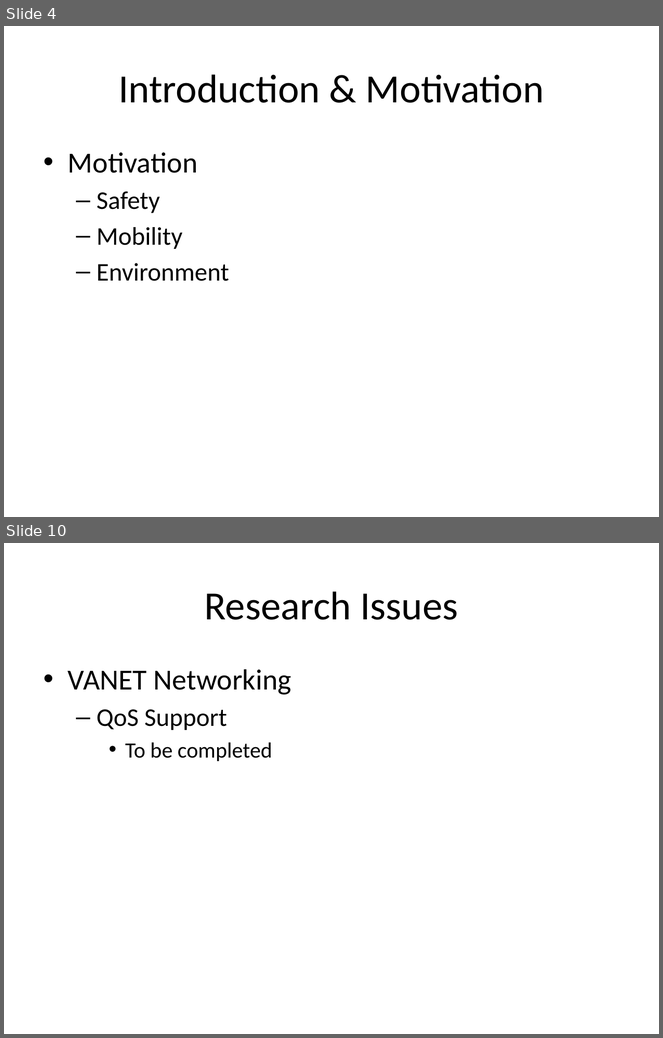
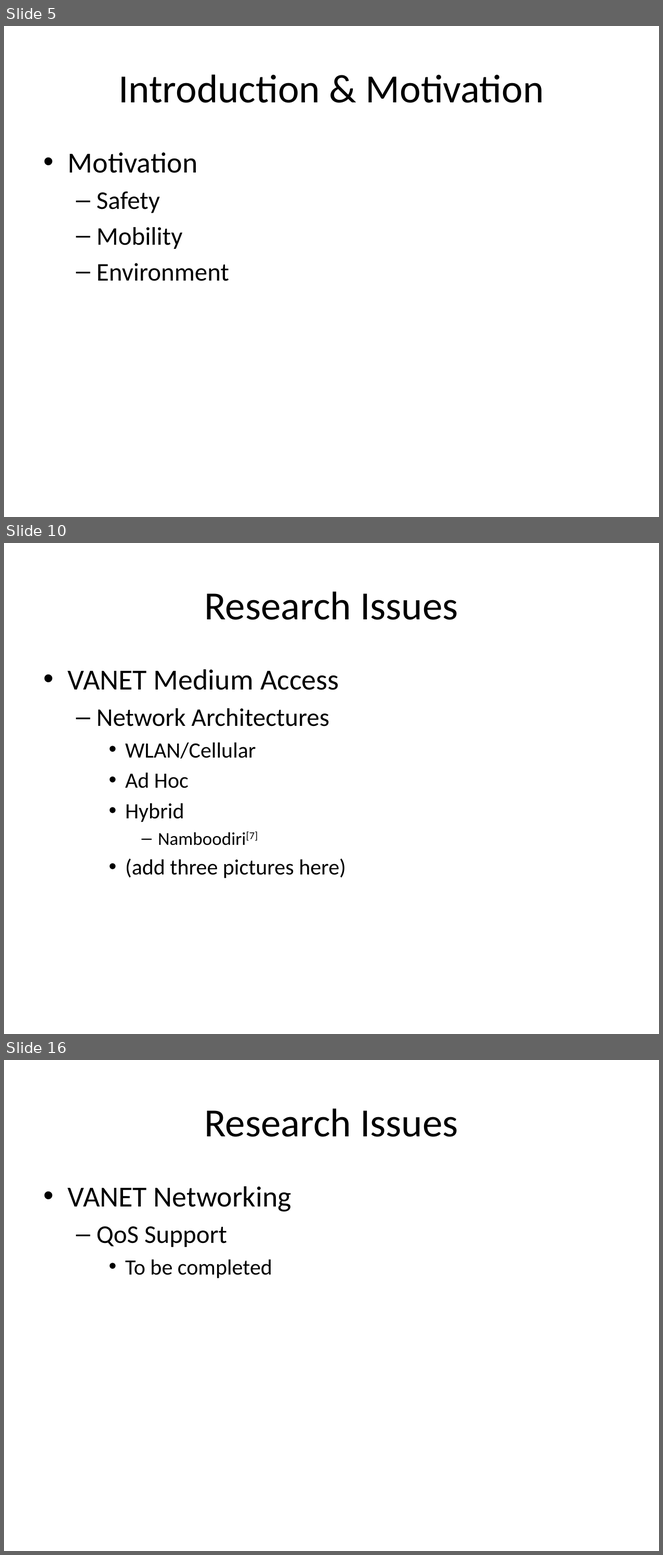
Before and after one commit to zhuangdizhu/huawei_internship, a slide deck: V2V/V2VReview.pptx. Shown one above the other, each under a label of ours: slides 4 and 10 before the commit, slides 5, 10 and 16 after it; the slides between them are not shown. The pictures are 663x1038 and 663x1555 pixels, drawn with LibreOffice and Linux fonts; fonts in the diff are those of the drawing. Boxes give left, top, right and bottom in pixels: in the first picture for what was removed or moved away, otherwise in the second. Text is boxed around its words. In the diff, an @@ line names an element or a change of style, - is before the commit and + after.

```diff
--- a/V2V/V2VReview.pptx
+++ b/V2V/V2VReview.pptx
@@ slide 10 added at (4, 543, 659, 1034), background #FFFFFF @@
@@ title added at (204, 591, 458, 620), 44 pt, text #000000 @@
+Research Issues
@@ text added at (68, 669, 346, 878), 24 pt, text #000000 @@
+• VANET Medium Access
+  – Network Architectures
+    • WLAN/Cellular
+    • Ad Hoc
+    • Hybrid
+      – Namboodiri[7]
+    • (add three pictures here)
@@ what was slide 4 is now slide 5 @@
@@ what was slide 10 is now slide 16 @@
```
Also in this commit, not shown: 10 slides changed, 7 other slides added, 1 slide removed, 11 other files.
